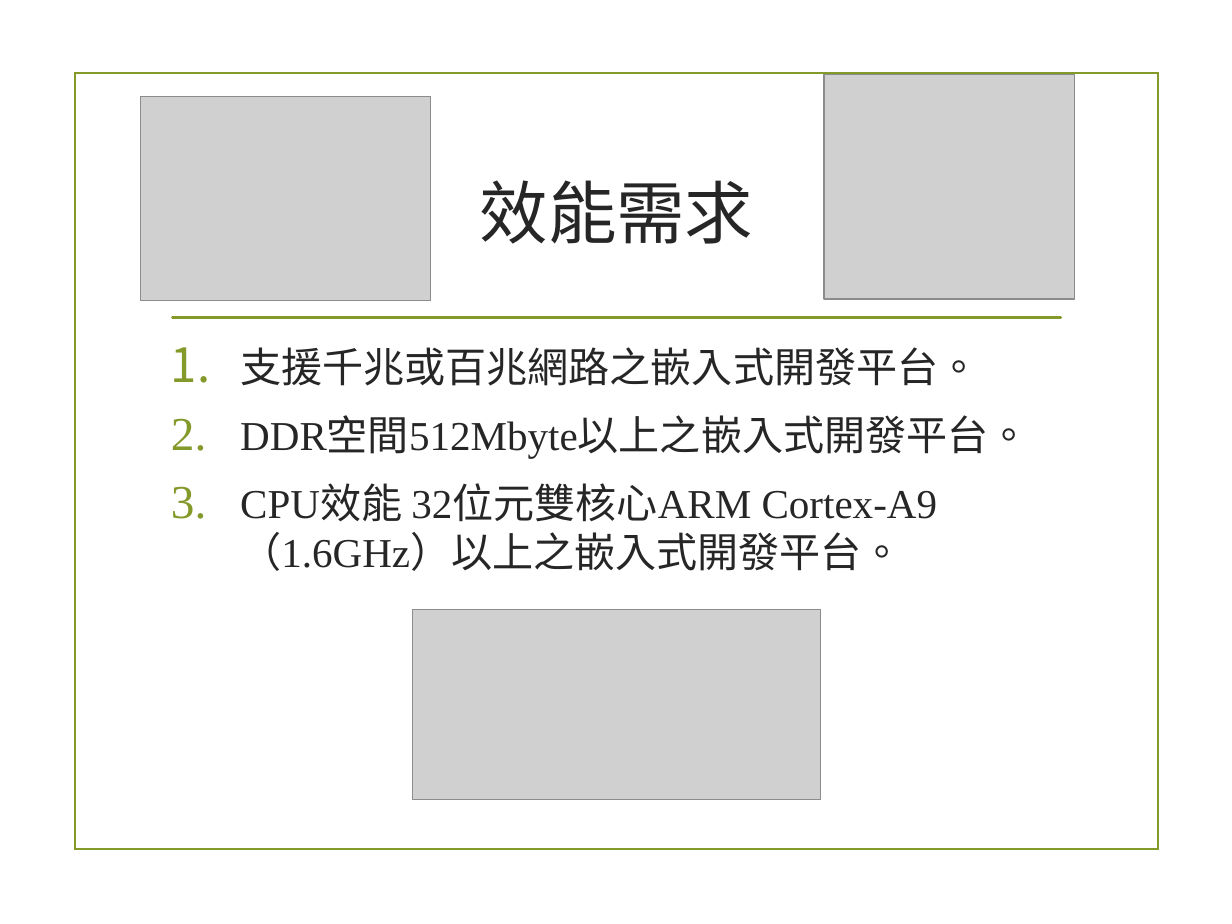
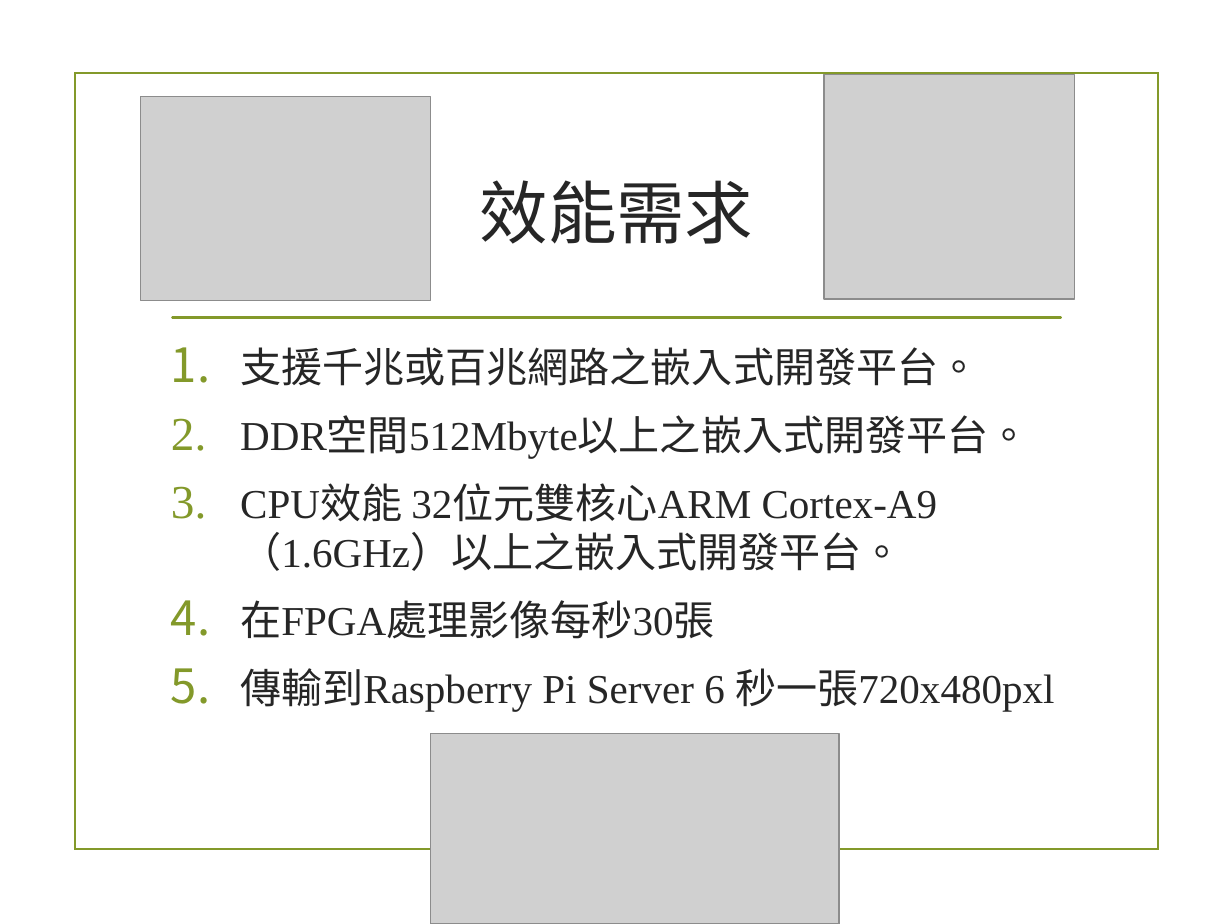
Before and after one commit to jmssuu/Embedded-System-image-processing, a slide deck: slide 4 of 01-需求文件/需求.pptx. Drawn at 1232x924 pixels with LibreOffice and Linux fonts; fonts in the diff are those of the drawing; grey boxes stand for pictures; background and template pictures are left out. Boxes give left, top, right and bottom in pixels: in the first picture for what was removed or moved away, otherwise in the second. Text is boxed around its words. In the diff, an @@ line names an element or a change of style, - is before the commit and + after.

```diff
--- a/01-需求文件/需求.pptx
+++ b/01-需求文件/需求.pptx
@@ text at bbox=[240, 600, 1054, 712]: paragraphs added @@
+4. 在FPGA處理影像每秒30張
+5. 傳輸到Raspberry Pi Server 6 秒一張720x480pxl
@@ picture: place and size @@
-picture at bbox=[413, 610, 821, 800]
+picture at bbox=[430, 734, 838, 924]
```
Also in this commit, not shown: 45 other files.
